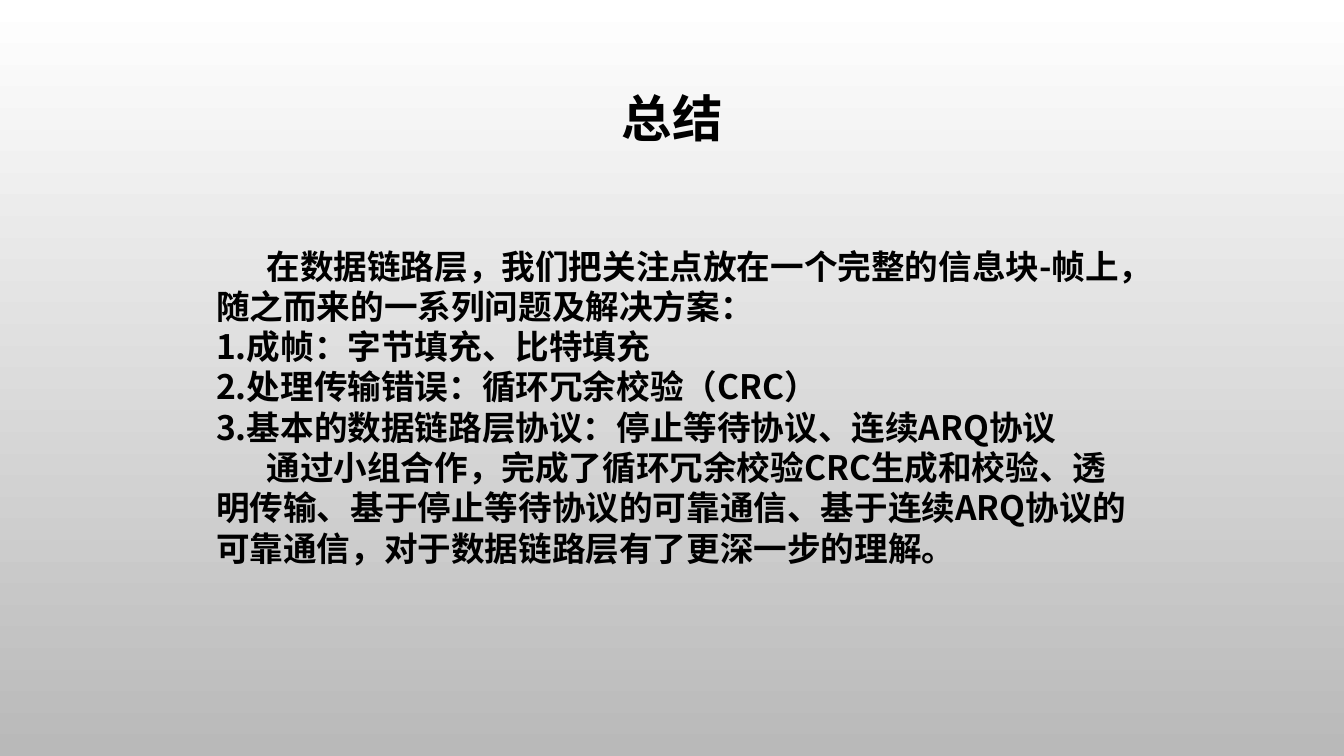
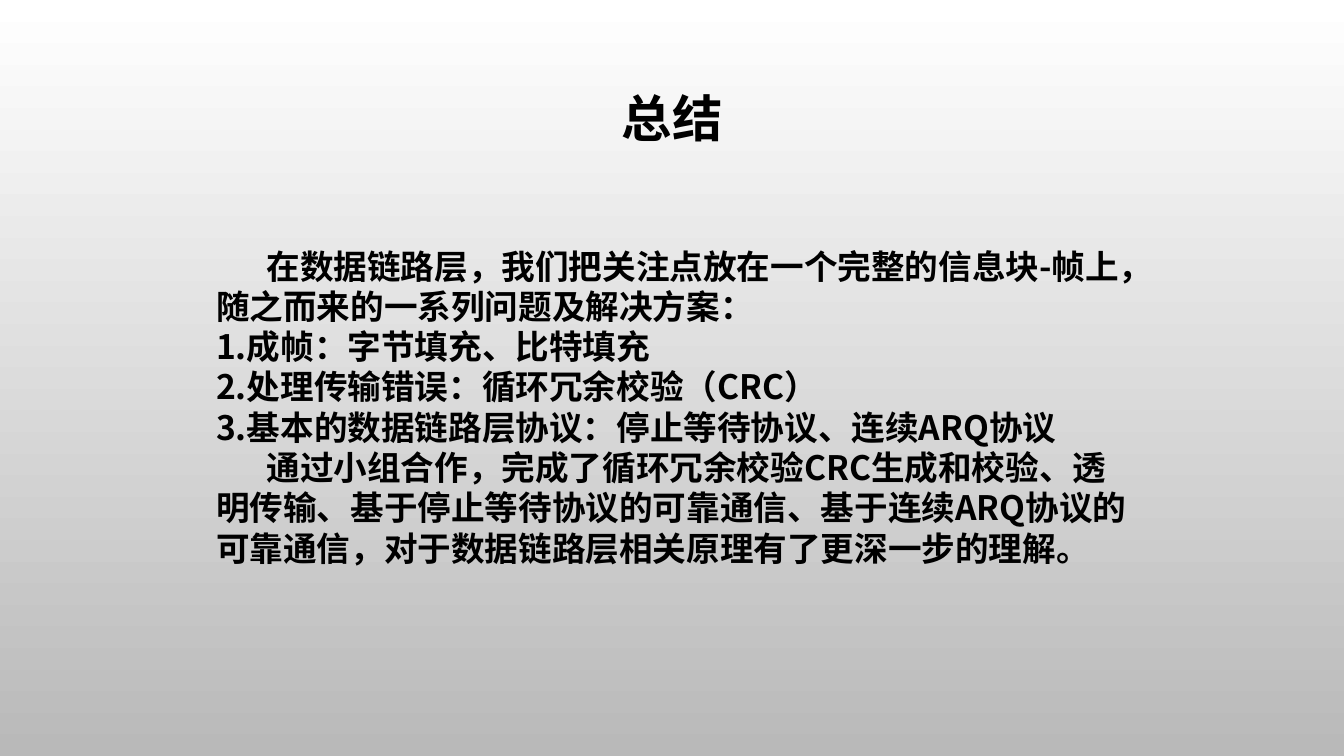
Before and after one commit to gcrth/computer_network, a slide deck: slide 31 of chapter3/ppt/ppt-chapter3.pptx. Drawn at 1344x756 pixels with LibreOffice and Linux fonts; fonts in the diff are those of the drawing; background and template pictures are left out. Boxes give left, top, right and bottom in pixels: in the first picture for what was removed or moved away, otherwise in the second. Text is boxed around its words. In the diff, an @@ line names an element or a change of style, - is before the commit and + after.

```diff
--- a/chapter3/ppt/ppt-chapter3.pptx
+++ b/chapter3/ppt/ppt-chapter3.pptx
@@ text at box(216, 446, 1126, 566): text changed @@
-通过小组合作，完成了循环冗余校验CRC生成和校验、透明传输、基于停止等待协议的可靠通信、基于连续ARQ协议的可靠通信，对于数据链路层有了更深一步的理解。
+通过小组合作，完成了循环冗余校验CRC生成和校验、透明传输、基于停止等待协议的可靠通信、基于连续ARQ协议的可靠通信，对于数据链路层相关原理有了更深一步的理解。
```
Also in this commit, not shown: 2 other slides changed, 1 slide added.
